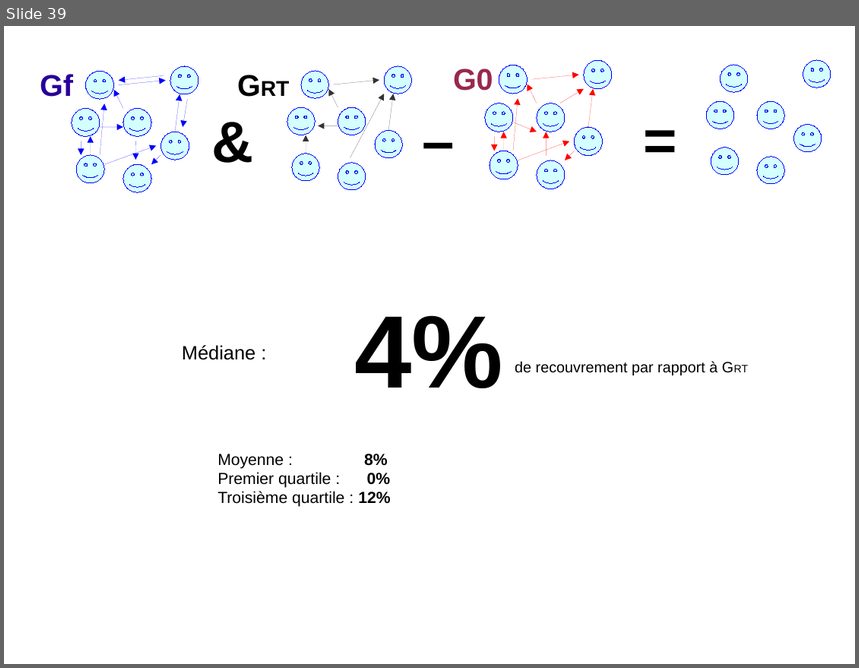
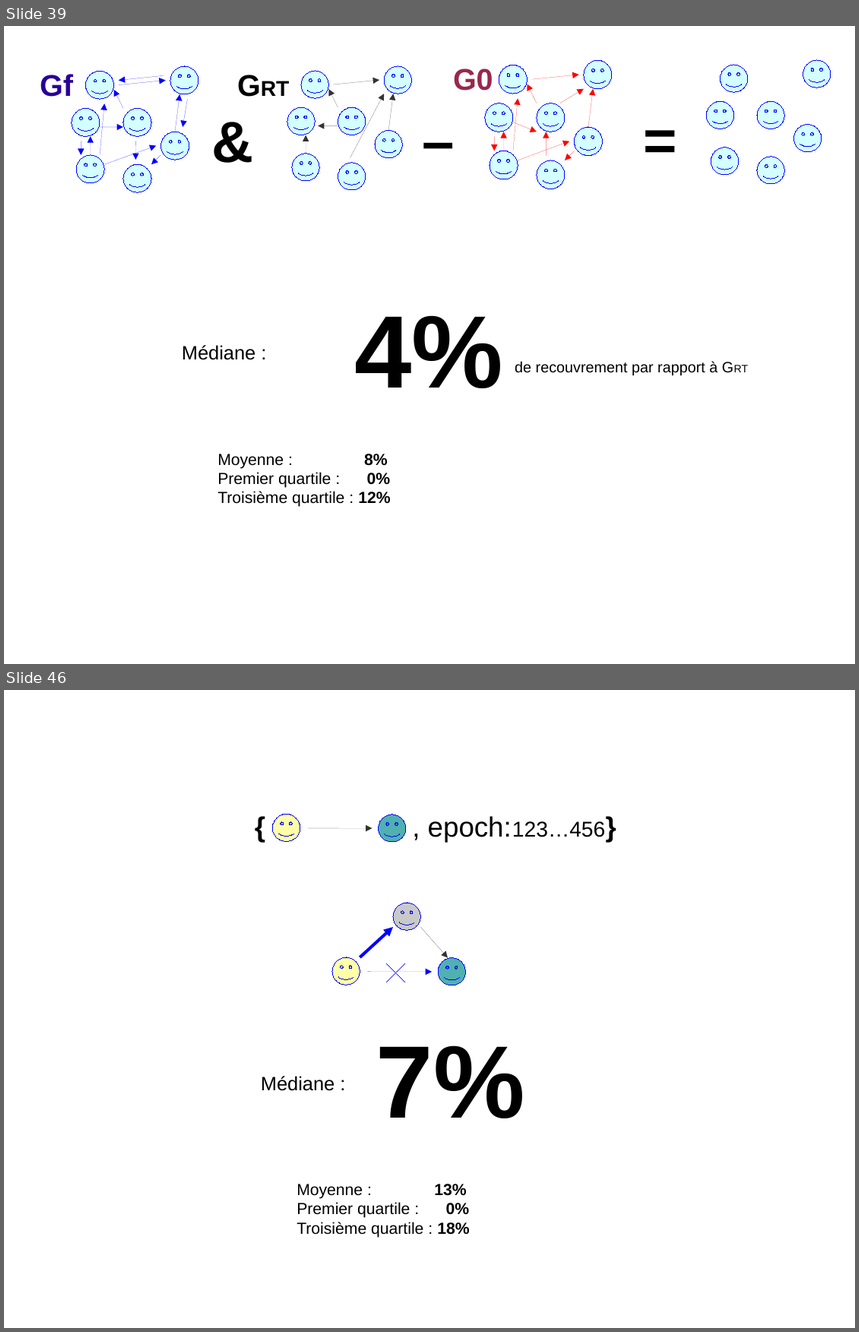
Before and after one commit to bfontaine/TwitterLiafa, a slide deck: docs/slides_fin_stage.odp. Shown one above the other, each under a label of ours: slide 39 before the commit, slides 39 and 46 after it; the slides between them are not shown. The pictures are 859x668 and 859x1332 pixels, drawn with LibreOffice and Linux fonts; fonts in the diff are those of the drawing. Boxes give left, top, right and bottom in pixels: in the first picture for what was removed or moved away, otherwise in the second. Text is boxed around its words. In the diff, an @@ line names an element or a change of style, - is before the commit and + after.

```diff
--- a/docs/slides_fin_stage.odp
+++ b/docs/slides_fin_stage.odp
@@ slide 46 added at bbox=[4, 690, 855, 1328], background #FFFFFF @@
@@ smiley face added at bbox=[273, 815, 300, 842], fill #FFFF99 at 85% opacity, outline #0000FF 0 pt @@
@@ smiley face added at bbox=[379, 815, 407, 842], fill #33A3A3 at 85% opacity, outline #0000FF 0 pt @@
@@ text added at bbox=[428, 816, 605, 842], 26 pt, text #000000 @@
+{ , epoch:123…456}
@@ arrow added from (308, 828) to (373, 828), #333333 0 pt @@
@@ smiley face added at bbox=[393, 904, 421, 931], fill #C0C0C0 at 85% opacity, outline #0000FF 0 pt @@
@@ arrow added from (360, 958) to (393, 927), #0000FF 2.83 pt @@
@@ arrow added from (421, 927) to (448, 958), #333333 0 pt @@
@@ smiley face added at bbox=[332, 958, 360, 985], fill #FFFF99 at 85% opacity, outline #0000FF 0 pt @@
@@ smiley face added at bbox=[438, 958, 466, 986], fill #33A3A3 at 85% opacity, outline #0000FF 0 pt @@
@@ arrow added from (368, 972) to (432, 972), #0000FF 0 pt @@
@@ line added from (405, 964) to (387, 982), #0000FF 0 pt @@
@@ line added from (405, 982) to (387, 964), #0000FF 0 pt @@
@@ text added at bbox=[376, 1046, 525, 1119], 96 pt, text #000000, bold @@
+7%
@@ text added at bbox=[261, 1076, 335, 1091], 18 pt, text #000000 @@
+Médiane :
@@ text added at bbox=[297, 1184, 470, 1238], 15 pt, text #000000 @@
+Moyenne : 13%
+Premier quartile : 0%
+Troisième quartile : 18%
```
Also in this commit, not shown: 6 other slides added.
